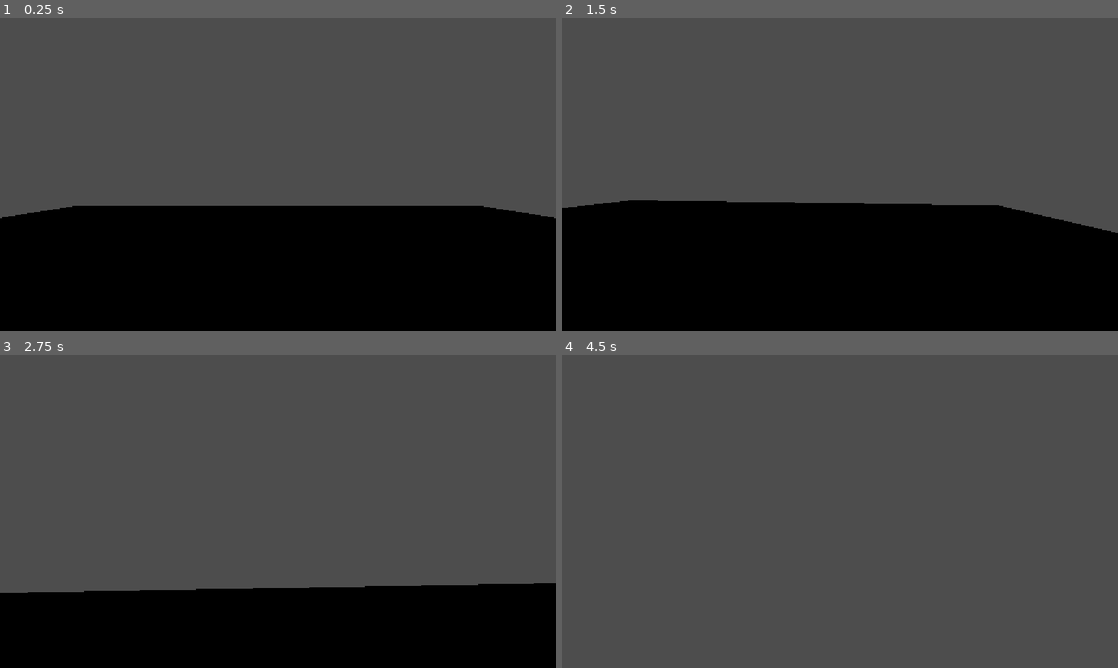
Above: before the commit, frames 1-4 (two rows, left to right).
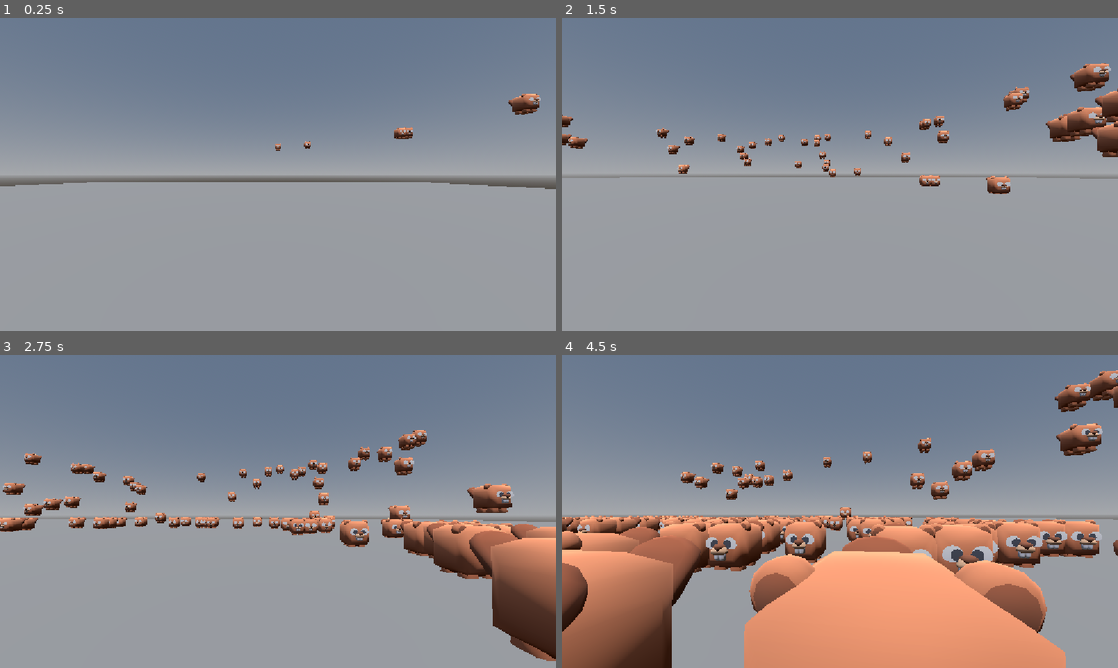
Above: after the commit, the same moments.

Repository: Constanze3/kenney-jam-2026
Game: Godot game, scene res://scenes/game.tscn
The game is run twice, just before and just after one commit, with the same random seed, the same clock (stepped at 60 frames per second) and the same inputs. Before the commit the project starts from res://scenes/test_scene.tscn.
Inputs (mouse positions are in pixels of both pictures, inside the frame that each line leads up to):
- Up to frame 1 (0.25 s): no input
- Up to frame 2 (1.5 s): move the mouse to (962, 158) at 0.52 s; hold D (right) 0.53-1.28 s; click (962, 158) at 0.67 s; tap Space (jump) at 0.77 s; move the mouse to (812, 174) at 1.27 s; hold W (forward) from 1.28 s (still down)
- Up to frame 3 (2.75 s): keep holding W (forward); tap Space (jump) at 1.52 s; move the mouse to (289, 505) at 2.02 s
- Up to frame 4 (4.5 s): keep holding W (forward); move the mouse to (834, 517) at 2.77 s; tap Space (jump) at 3.02, 3.77 s; move the mouse to (878, 514) at 3.52 s; move the mouse to (795, 508) at 4.27 s

The runs differ from the first frame. In frame 1, 99% of the frame differs, in the area x 0-100%, y 0-100%; in frame 2, 100%; in frame 3, 100%; in frame 4, 100%.

Commit message:
feat: set up enemy spawner

Diff:
--- a/project.godot
+++ b/project.godot
@@ -11,9 +11,10 @@
 [application]
 
 config/name="kenney-jam-2026"
-run/main_scene="uid://btjqvglew5lo4"
+run/main_scene="uid://cojfoxlx4g01f"
 config/features=PackedStringArray("4.7", "GL Compatibility")
 config/icon="res://icon.svg"
+<<<<<<<HEADrun/main_scene="uid://btjqvglew5lo4"
 
 [display]
 
--- /dev/null
+++ b/scenes/enemy.tscn
@@ -0,0 +1,15 @@
+[gd_scene format=3 uid="uid://b5uwl2dp48qjo"]
+
+[ext_resource type="PackedScene" uid="uid://2khjb6151hp2" path="res://assets/cube_pets/animal-beaver.glb" id="1_7p1mj"]
+[ext_resource type="Script" uid="uid://cbmnohyuxaugi" path="res://scripts/enemy.gd" id="1_md0e3"]
+
+[sub_resource type="BoxShape3D" id="BoxShape3D_pq12f"]
+
+[node name="Enemy" type="CharacterBody3D" unique_id=138548116]
+script = ExtResource("1_md0e3")
+
+[node name="CollisionShape3D" type="CollisionShape3D" parent="." unique_id=1250081614]
+shape = SubResource("BoxShape3D_pq12f")
+
+[node name="Beaver" parent="." unique_id=1666300621 instance=ExtResource("1_7p1mj")]
+transform = Transform3D(1, 0, 0, 0, 1, 0, 0, 0, 1, 0, -0.65160805, 0)
--- /dev/null
+++ b/scenes/enemy_spawner.tscn
@@ -0,0 +1,6 @@
+[gd_scene format=3 uid="uid://c6nf62wo63a4j"]
+
+[ext_resource type="Script" uid="uid://di0kwophmlqrb" path="res://scripts/enemy_spawner.gd" id="1_ks1gq"]
+
+[node name="EnemySpawner" type="Node" unique_id=1546374993]
+script = ExtResource("1_ks1gq")
--- /dev/null
+++ b/scenes/game.tscn
@@ -0,0 +1,46 @@
+[gd_scene format=3 uid="uid://cojfoxlx4g01f"]
+
+[ext_resource type="PackedScene" uid="uid://c6nf62wo63a4j" path="res://scenes/enemy_spawner.tscn" id="1_uwrxv"]
+[ext_resource type="PackedScene" uid="uid://b5uwl2dp48qjo" path="res://scenes/enemy.tscn" id="2_yqjtg"]
+[ext_resource type="PackedScene" uid="uid://maen18bhyk43" path="res://scenes/player.tscn" id="3_lnu2h"]
+
+[sub_resource type="ProceduralSkyMaterial" id="ProceduralSkyMaterial_qlnur"]
+
+[sub_resource type="Sky" id="Sky_pq12f"]
+sky_material = SubResource("ProceduralSkyMaterial_qlnur")
+
+[sub_resource type="Environment" id="Environment_a08nb"]
+background_mode = 2
+sky = SubResource("Sky_pq12f")
+
+[sub_resource type="PhysicsMaterial" id="PhysicsMaterial_a08nb"]
+
+[sub_resource type="BoxMesh" id="BoxMesh_a08nb"]
+size = Vector3(160, 1, 160)
+
+[sub_resource type="BoxShape3D" id="BoxShape3D_yqjtg"]
+size = Vector3(160, 1, 160)
+
+[node name="Game" type="Node3D" unique_id=2062472101]
+
+[node name="EnemySpawner" parent="." unique_id=1546374993 instance=ExtResource("1_uwrxv")]
+enemy_scene = ExtResource("2_yqjtg")
+spawn_radius = 30.0
+
+[node name="DirectionalLight3D" type="DirectionalLight3D" parent="." unique_id=131932769]
+transform = Transform3D(1, 0, 0, 0, 0.3843015, 0.9232077, 0, -0.9232077, 0.3843015, 0, 0.6362133, -20.306286)
+
+[node name="WorldEnvironment" type="WorldEnvironment" parent="." unique_id=1738708487]
+environment = SubResource("Environment_a08nb")
+
+[node name="StaticBody3D" type="StaticBody3D" parent="." unique_id=313451473]
+physics_material_override = SubResource("PhysicsMaterial_a08nb")
+
+[node name="MeshInstance3D" type="MeshInstance3D" parent="StaticBody3D" unique_id=1207242884]
+mesh = SubResource("BoxMesh_a08nb")
+
+[node name="CollisionShape3D" type="CollisionShape3D" parent="StaticBody3D" unique_id=1055713341]
+shape = SubResource("BoxShape3D_yqjtg")
+
+[node name="Player" parent="." unique_id=432607406 instance=ExtResource("3_lnu2h")]
+transform = Transform3D(1, 0, 0, 0, 1, 0, 0, 0, 1, 9, 4, 15)
--- /dev/null
+++ b/scripts/enemy.gd
@@ -0,0 +1,23 @@
+extends CharacterBody3D
+
+
+const SPEED = 5.0
+const JUMP_VELOCITY = 4.5
+
+
+func _physics_process(delta: float) -> void:
+	# Add the gravity.
+	if not is_on_floor():
+		velocity += get_gravity() * delta
+
+	# Get the input direction and handle the movement/deceleration.
+	# As good practice, you should replace UI actions with custom gameplay actions.
+	var direction := (Vector3(0,position.y,0) - position).normalized()
+	if direction:
+		velocity.x = direction.x * SPEED
+		velocity.z = direction.z * SPEED
+	else:
+		velocity.x = move_toward(velocity.x, 0, SPEED)
+		velocity.z = move_toward(velocity.z, 0, SPEED)
+
+	move_and_slide()
--- /dev/null
+++ b/scripts/enemy_spawner.gd
@@ -0,0 +1,20 @@
+extends Node
+@export var enemy_scene : PackedScene
+@export var spawn_radius : float
+var angle : float
+# Called when the node enters the scene tree for the first time.
+func _ready() -> void:
+	return
+	# Called every frame. 'delta' is the elapsed time since the previous frame.
+func _process(delta: float) -> void:
+	_spawn_enemy()
+
+func _spawn_enemy() -> void:
+	var new_enemy := enemy_scene.instantiate() as Node3D
+	add_child(new_enemy)
+	angle = randf() * TAU
+	new_enemy.global_position =  (Vector3 (
+			cos(angle) * spawn_radius,
+			10.0,
+			sin(angle) * spawn_radius
+			))
Binary file added: assets/castle_kit/Textures/colormap.png
Not shown, added: assets/castle_kit/Textures/colormap.png.import
Binary file added: assets/castle_kit/bridge-draw.glb
Not shown, added: assets/castle_kit/bridge-draw.glb.import
Binary file added: assets/castle_kit/bridge-straight-pillar.glb
Not shown, added: assets/castle_kit/bridge-straight-pillar.glb.import
Binary file added: assets/castle_kit/bridge-straight.glb
Not shown, added: assets/castle_kit/bridge-straight.glb.import
Binary file added: assets/castle_kit/door.glb
Not shown, added: assets/castle_kit/door.glb.import
Binary file added: assets/castle_kit/flag-banner-long.glb
Not shown, added: assets/castle_kit/flag-banner-long.glb.import
(and 195 more such lines)
